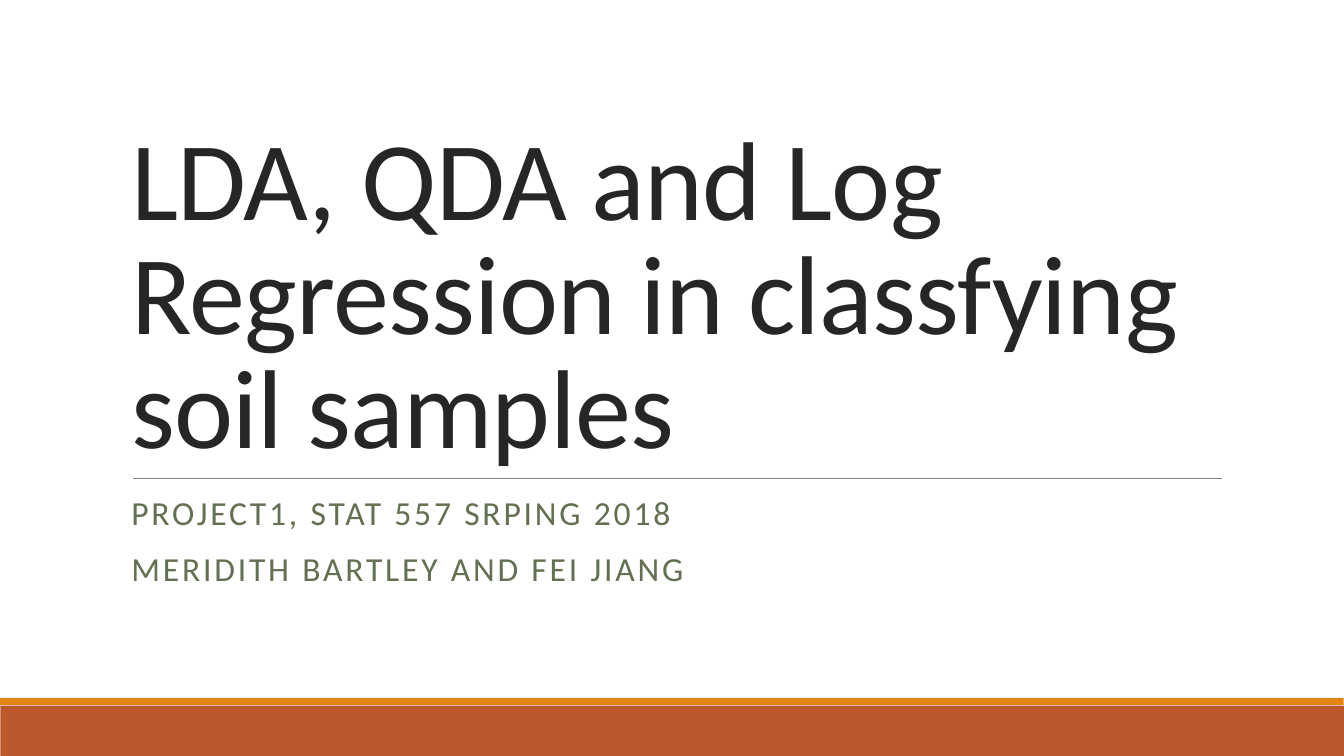
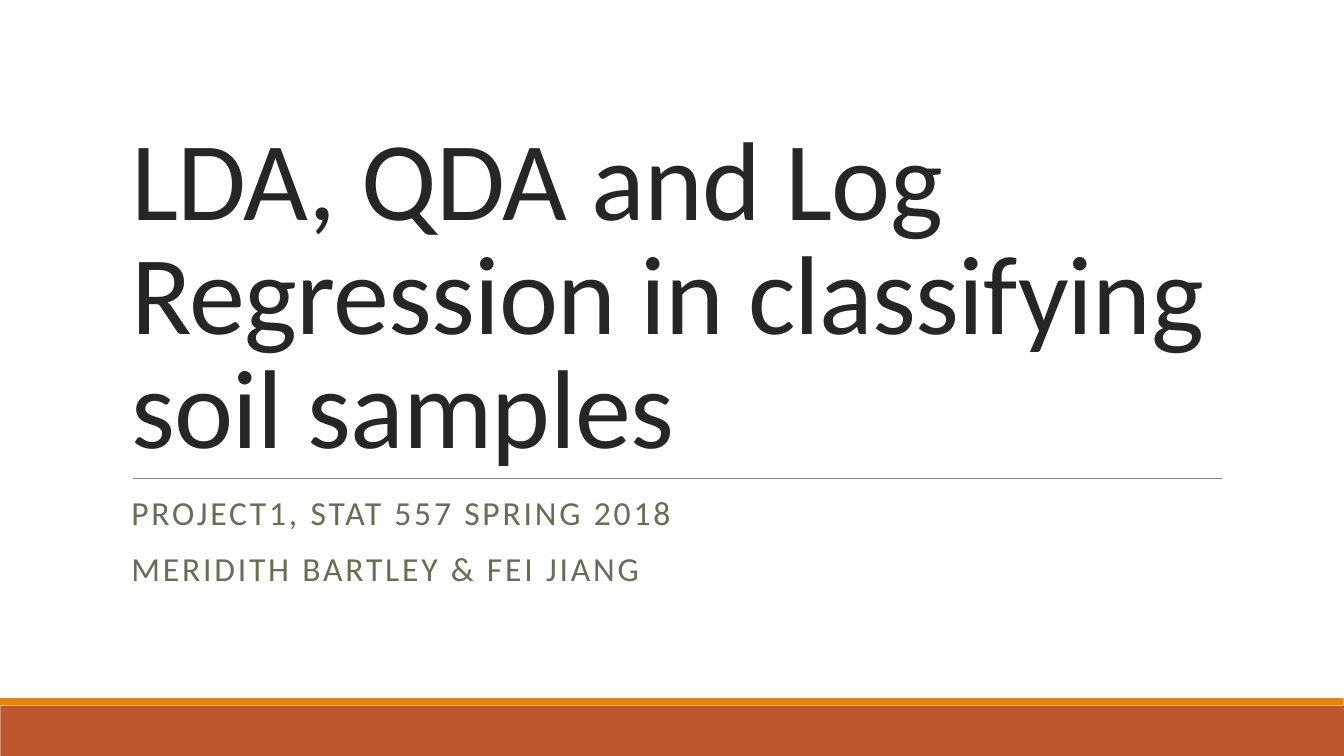
Before and after one commit to MLBartley/DataMiningCourse, a slide deck: slide 1 of Project1Slides.pptx. Drawn at 1344x756 pixels with LibreOffice and Linux fonts; fonts in the diff are those of the drawing. Boxes give left, top, right and bottom in pixels: in the first picture for what was removed or moved away, otherwise in the second. Text is boxed around its words. In the diff, an @@ line names an element or a change of style, - is before the commit and + after.

Commit message:
more ppt and add pca

```diff
--- a/Project1Slides.pptx
+++ b/Project1Slides.pptx
@@ title at bbox=[131, 142, 1204, 466]: text changed @@
-LDA, QDA and Log Regression in classfying soil samples
+LDA, QDA and Log Regression in classifying soil samples
@@ subtitle at bbox=[131, 502, 671, 581]: text changed @@
-PROJECT1, STAT 557 SRPING 2018
-MERIDITH BARTLEY AND FEI JIANG
+PROJECT1, STAT 557 SPRING 2018
+MERIDITH BARTLEY & FEI JIANG
```
Also in this commit, not shown: 4 other slides changed, 2 slides added, 5 other files.
